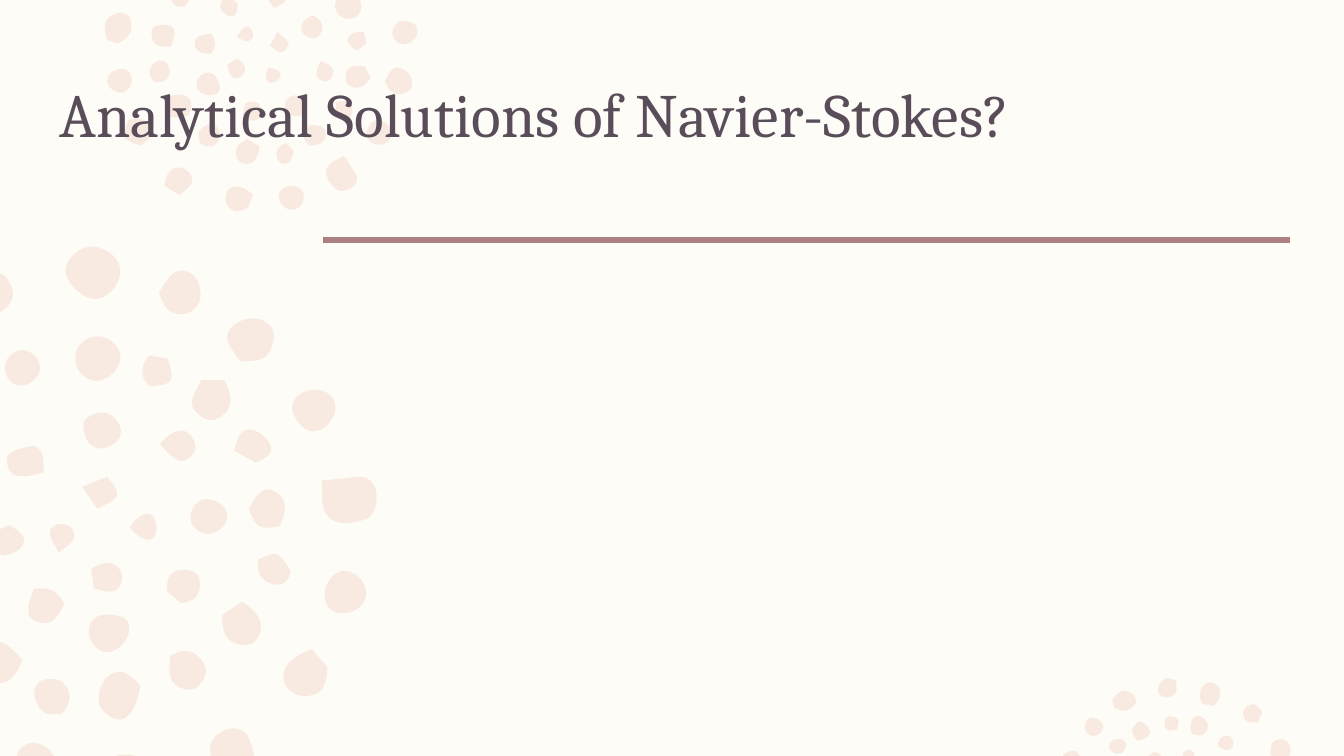
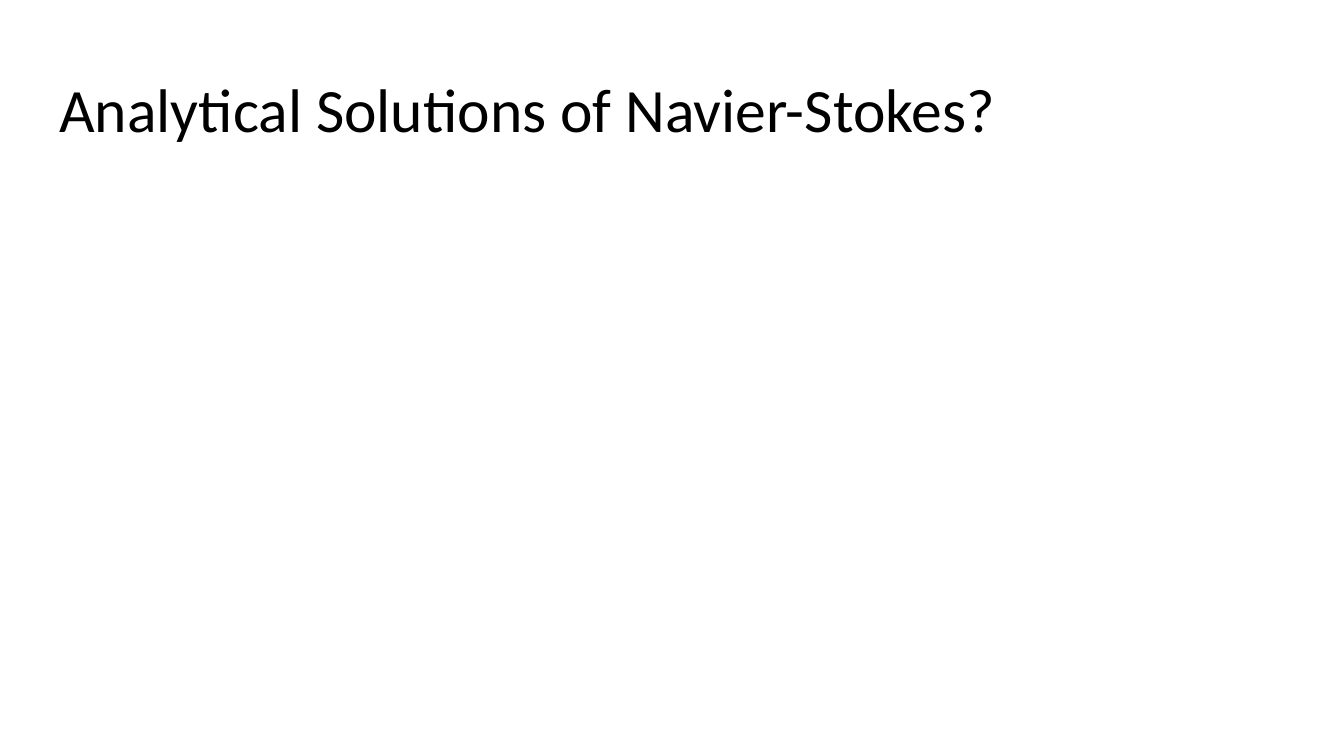
Before and after one commit to andrew-pa/fluidynm, a slide deck: slide 6 of Navier Stokes Presentation.pptx (slide 5 before the commit). Drawn at 1344x756 pixels with LibreOffice and Linux fonts; fonts in the diff are those of the drawing; grey boxes stand for pictures. Boxes give left, top, right and bottom in pixels: in the first picture for what was removed or moved away, otherwise in the second. Text is boxed around its words. In the diff, an @@ line names an element or a change of style, - is before the commit and + after.

```diff
--- a/Navier Stokes Presentation.pptx
+++ b/Navier Stokes Presentation.pptx
@@ background #FEFCF7 to #FFFFFF @@
@@ freeform shape removed at (0,0,1292,756) @@
@@ title "Analytical Solutions of Navier-Stokes?" at (59,89,995,142): font Cambria to Calibri, text colour #5A4D5A to #000000; line spacing 0.99 to 0.9 @@
@@ line removed from (324, 239) to (1290, 239) @@
```
Also in this commit, not shown: 6 other slides changed, 3 slides added, 2 slides removed, 1 other file.
